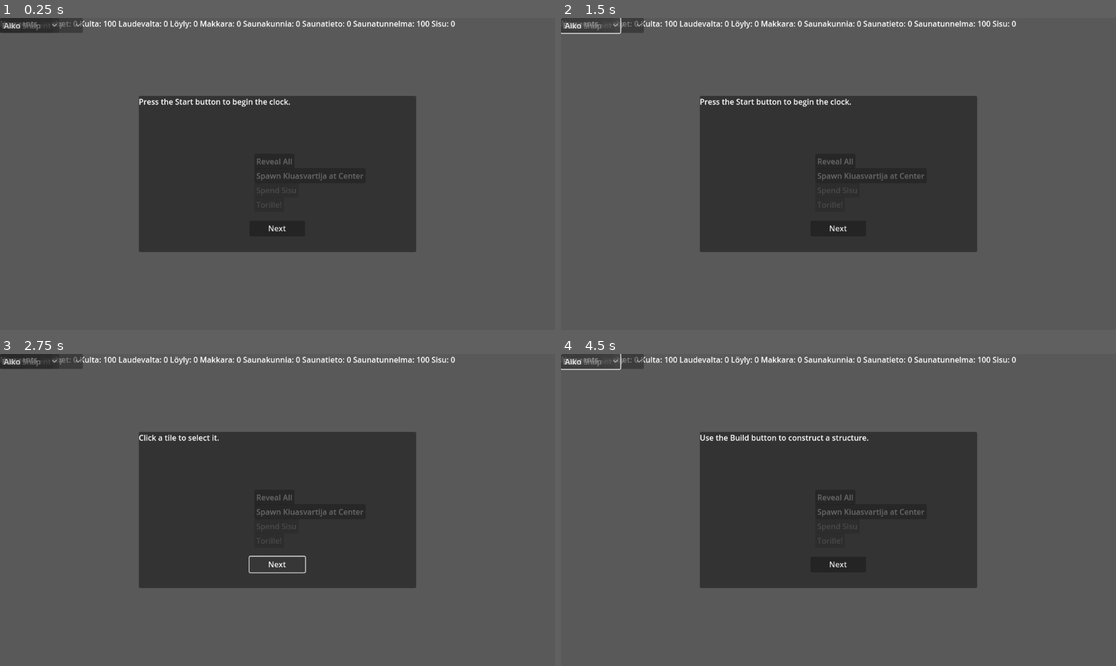
Above: before the commit, frames 1-4 (two rows, left to right).
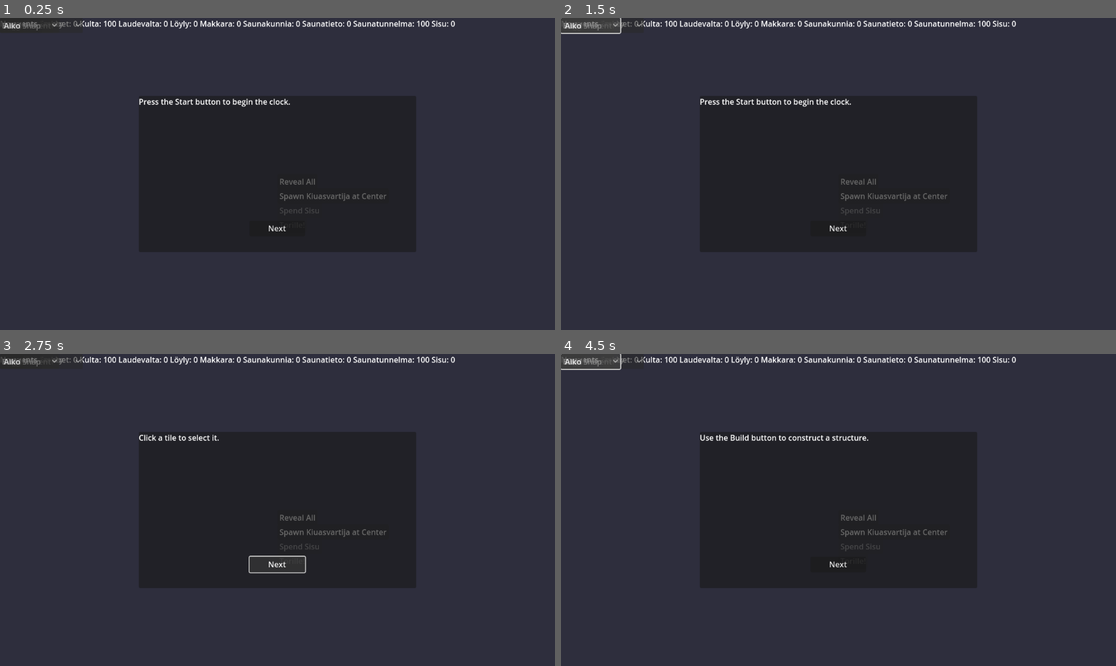
Above: after the commit, the same moments.

Repository: wasab1kastike/finsim_AA-club
Game: Godot game, scene res://scenes/ui/Main.tscn
The game is run twice, just before and just after one commit, with the same random seed, the same clock (stepped at 60 frames per second) and the same inputs.
Inputs (mouse positions are in pixels of both pictures, inside the frame that each line leads up to):
- Up to frame 1 (0.25 s): no input
- Up to frame 2 (1.5 s): click "Start" at 0.5 s; click "Start" at 1.25 s
- Up to frame 3 (2.75 s): click "Next" at 2 s
- Up to frame 4 (4.5 s): click "Next" at 2.75 s; click "Use Policy" at 3.5 s; click (566, 360) at 4.25 s

The runs differ from the first frame. In frame 1, 74% of the frame differs, in the area x 0-100%, y 0-100%; in frame 2, 74%; in frame 3, 74%; in frame 4, 74%.
Error in both runs: Invalid assignment of property or key 'modulate' with value of type 'Color' on a base object of type 'TileSetAtlasSource'. (res://scripts/world/FogMap.gd:49)

Commit message:
feat: camera smoothing and overlay

Diff:
--- a/scripts/world/World.gd
+++ b/scripts/world/World.gd
@@ -1,6 +1,8 @@
 extends Node2D
 
 signal tile_clicked(qr: Vector2i)
+
+const Palette = preload("res://styles/palette.gd")
 
 @onready var cam: Camera2D = $Camera2D
 @onready var hex_map: HexMap = $HexMap
@@ -14,6 +16,47 @@
 var raider_manager: RaiderManager
 
 func _ready() -> void:
+    RenderingServer.set_default_clear_color(Palette.BG)
+    cam.limit_smoothed = true
+    cam.position_smoothing_enabled = true
+    cam.zoom_smoothed = true
+    cam.position_smoothing_speed = 8.0
+    cam.zoom_smoothing_speed = 8.0
+    var vignette := ColorRect.new()
+    vignette.mouse_filter = Control.MOUSE_FILTER_IGNORE
+    vignette.anchor_right = 1.0
+    vignette.anchor_bottom = 1.0
+    var v_shader := Shader.new()
+    v_shader.code = """
+shader_type canvas_item;
+void fragment() {
+    vec2 uv = SCREEN_UV * 2.0 - 1.0;
+    float d = length(uv);
+    float vig = smoothstep(0.5, 0.9, d);
+    COLOR = vec4(0.0, 0.0, 0.0, vig);
+}
+"""
+    var v_mat := ShaderMaterial.new()
+    v_mat.shader = v_shader
+    vignette.material = v_mat
+    add_child(vignette)
+    var fog := ColorRect.new()
+    fog.name = "FogOverlay"
+    fog.mouse_filter = Control.MOUSE_FILTER_IGNORE
+    fog.anchor_right = 1.0
+    fog.anchor_bottom = 1.0
+    var f_shader := Shader.new()
+    f_shader.code = """
+shader_type canvas_item;
+uniform float density : hint_range(0.0, 1.0) = 0.0;
+void fragment() {
+    COLOR = vec4(0.0, 0.0, 0.0, density);
+}
+"""
+    var f_mat := ShaderMaterial.new()
+    f_mat.shader = f_shader
+    fog.material = f_mat
+    add_child(fog)
     cam.position = hex_map.axial_to_world(Vector2i(0, 0))
     hex_map.reveal_area(Vector2i(0, 0), 2)
     print("World._ready: reveal_area executed")
@@ -29,6 +72,18 @@
         u.position = hex_map.axial_to_world(u.pos_qr)
         units_root.add_child(u)
         selected_unit = u
+
+func _unhandled_input(event: InputEvent) -> void:
+    if event is InputEventMouseButton and event.pressed:
+        var delta := 0.0
+        if event.button_index == MOUSE_BUTTON_WHEEL_UP:
+            delta = -0.1
+        elif event.button_index == MOUSE_BUTTON_WHEEL_DOWN:
+            delta = 0.1
+        if delta != 0.0:
+            var z := clamp(cam.zoom.x + delta, 0.5, 2.0)
+            cam.zoom = Vector2.ONE * z
+            get_viewport().set_input_as_handled()
 
 func _on_tile_clicked(qr: Vector2i) -> void:
     emit_signal("tile_clicked", qr)
